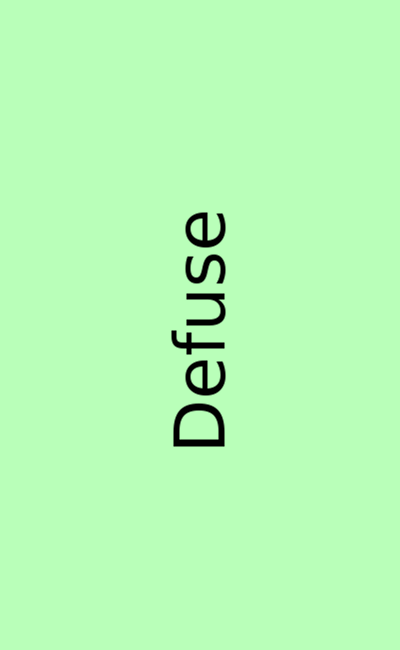
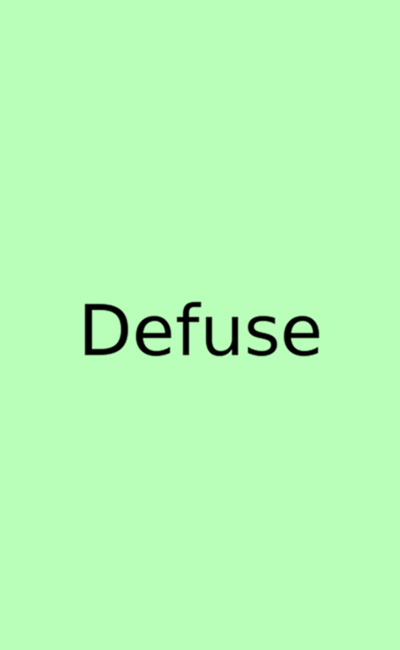
Before/after of a 400×650 layered artwork. What changed in the layer stack:
painted on "Defuse" over [84, 212, 320, 447]
